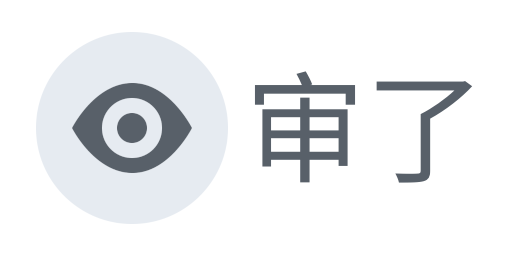
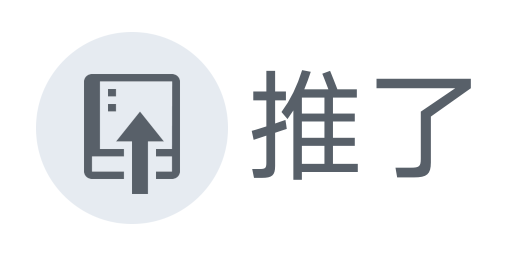
Layers edited between the first and the second 512 x 256 image:
showed "推了", painted on it over <box>251,70,473,183</box>
hid "审了2", painted on it over <box>254,70,473,183</box>
showed "pushed.png" over <box>72,74,192,194</box>
hid "reviewed.png" over <box>72,74,192,194</box>
